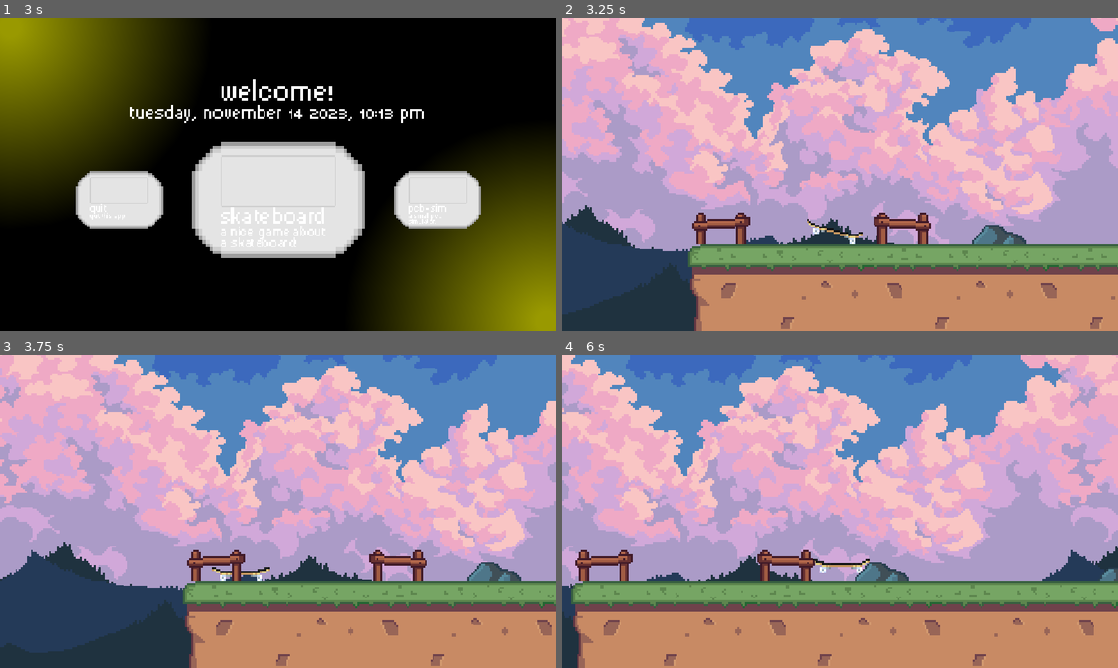
Above: before the commit, frames 1-4 (two rows, left to right).
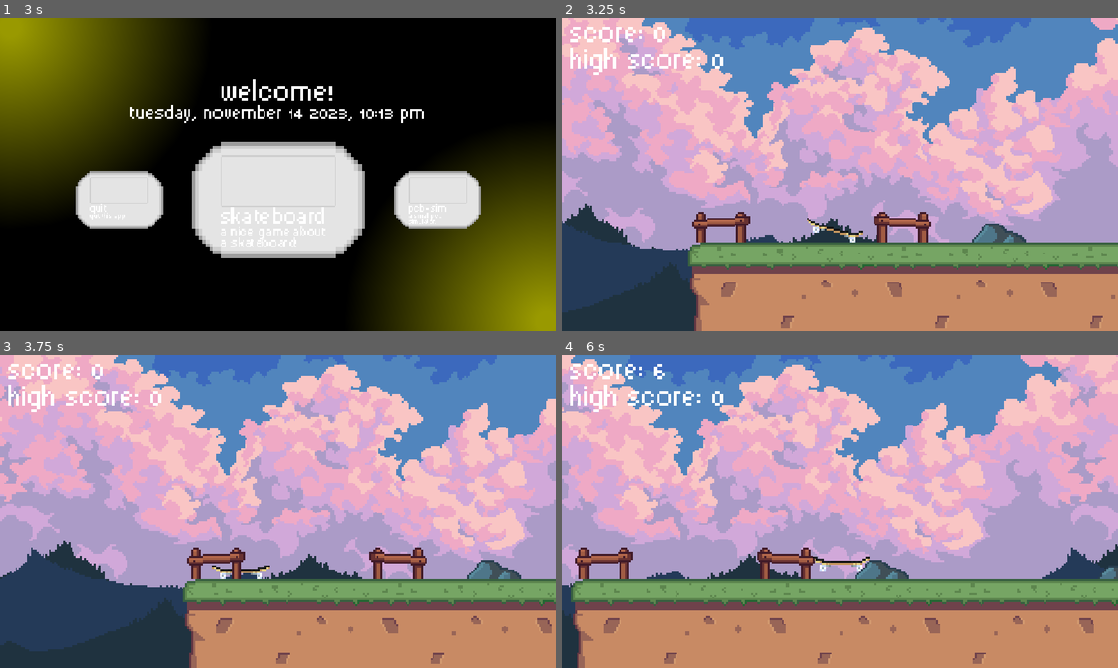
Above: after the commit, the same moments.

Repository: RafaeloxMC/giftbox
Game: Godot game, scene res://scenes/ui/loading.tscn
Same seed, same stepped clock (60 frames per second), same inputs: the game is played once before the commit and once after it.
Inputs (mouse positions are in pixels of both pictures, inside the frame that each line leads up to):
- Up to frame 1 (3 s): tap Enter (ui_accept) at 0.5, 0.77, 1.25, 1.52, 2 s; hold Right (ui_right) 0.53-2.03 s; click (278, 174) at 0.6 s; move the mouse to (444, 221) at 1.27 s; tap Alt at 1.35 s; move the mouse to (111, 127) at 2.02 s; hold Left (ui_left) from 2.03 s (still down); tap Shift at 2.1 s; move the mouse to (278, 199) at 2.77 s; click (278, 199) at 2.85 s
- Up to frame 2 (3.25 s): keep holding Left (ui_left); tap Enter (ui_accept) at 3.02 s
- Up to frame 3 (3.75 s): keep holding Left (ui_left); move the mouse to (194, 433) at 3.52 s; tap Alt at 3.6 s
- Up to frame 4 (6 s): tap Enter (ui_accept) at 3.77, 4.52 s; move the mouse to (962, 495) at 4.27 s; release Left (ui_left) at 4.28 s; hold Right (ui_right) from 4.28 s (still down); tap Shift at 4.35 s; move the mouse to (728, 527) at 5.02 s; click (728, 527) at 5.1 s; move the mouse to (895, 442) at 5.77 s; tap Alt at 5.85 s

Frame 1 is identical in both runs. In frame 2, 7.0% of the frame differs, in the area x 0-100%, y 0-100%; in frame 3, 11%; in frame 4, 12%.

Commit message:
Add score & high score

Diff:
--- a/scenes/skateboard.tscn
+++ b/scenes/skateboard.tscn
@@ -1,7 +1,8 @@
-[gd_scene load_steps=9 format=3 uid="uid://c268lwoyphi3"]
+[gd_scene load_steps=10 format=3 uid="uid://c268lwoyphi3"]
 
 [ext_resource type="Texture2D" uid="uid://bt3xymh5e82gw" path="res://assets/sprites/dexPack.png" id="1_78l3f"]
 [ext_resource type="Script" uid="uid://dxsuw78bwfjjw" path="res://scripts/skateboard.gd" id="1_ma3gn"]
+[ext_resource type="Theme" uid="uid://ba5kc6y2xcxwb" path="res://assets/themes/theme.tres" id="3_xjse7"]
 
 [sub_resource type="AtlasTexture" id="AtlasTexture_ma3gn"]
 atlas = ExtResource("1_78l3f")
@@ -61,7 +62,37 @@
 [node name="Camera2D" type="Camera2D" parent="."]
 offset = Vector2(0, -20)
 zoom = Vector2(4, 4)
-limit_top = -160
-limit_bottom = 81
+limit_top = -159
+limit_bottom = 82
 limit_smoothed = true
 position_smoothing_enabled = true
+
+[node name="CanvasLayer" type="CanvasLayer" parent="Camera2D"]
+layer = 0
+
+[node name="UI" type="Control" parent="Camera2D/CanvasLayer"]
+layout_mode = 3
+anchors_preset = 0
+offset_top = -1.0
+offset_right = 1152.0
+offset_bottom = 648.0
+
+[node name="Score" type="Label" parent="Camera2D/CanvasLayer/UI"]
+layout_mode = 0
+offset_left = 16.0
+offset_top = 9.0
+offset_right = 228.0
+offset_bottom = 63.0
+theme = ExtResource("3_xjse7")
+theme_override_font_sizes/font_size = 48
+text = "Score: 0"
+
+[node name="HighScore" type="Label" parent="Camera2D/CanvasLayer/UI"]
+layout_mode = 0
+offset_left = 16.0
+offset_top = 65.0
+offset_right = 340.0
+offset_bottom = 119.0
+theme = ExtResource("3_xjse7")
+theme_override_font_sizes/font_size = 48
+text = "High Score: 0"
--- a/scripts/killzone.gd
+++ b/scripts/killzone.gd
@@ -3,4 +3,7 @@
 
 func _on_body_entered(body: Node2D) -> void:
 	if body.is_in_group("PLAYER"):
+		body.high_score = max(body.high_score, body.score)
+		# use global
+		print("Set high score to: " + str(body.high_score))
 		get_tree().call_deferred("reload_current_scene")
--- a/scripts/skateboard.gd
+++ b/scripts/skateboard.gd
@@ -1,6 +1,8 @@
 extends CharacterBody2D
 
 @onready var animated_sprite_2d: AnimatedSprite2D = $AnimatedSprite2D
+@onready var score_label: Label = $Camera2D/CanvasLayer/UI/Score
+@onready var high_score_label: Label = $Camera2D/CanvasLayer/UI/HighScore
 
 @export var push_accel: float = 200.0
 @export var brake_decel: float = 200.0
@@ -12,6 +14,9 @@
 
 var gravity: float = ProjectSettings.get_setting("physics/2d/default_gravity")
 var is_in_air: bool = false
+
+var score = 0
+var high_score = 0
 
 func _ready() -> void:
 	animated_sprite_2d.animation_finished.connect(anim_finished)
@@ -48,6 +53,10 @@
 
 	is_in_air = !on_floor
 
+	score = max(score, self.position.x / 10)
+	score_label.text = "Score: " + str(roundi(score))
+	high_score_label.text = "High Score: " + str(high_score)
+
 	move_and_slide()
 
 func anim_finished() -> void:
